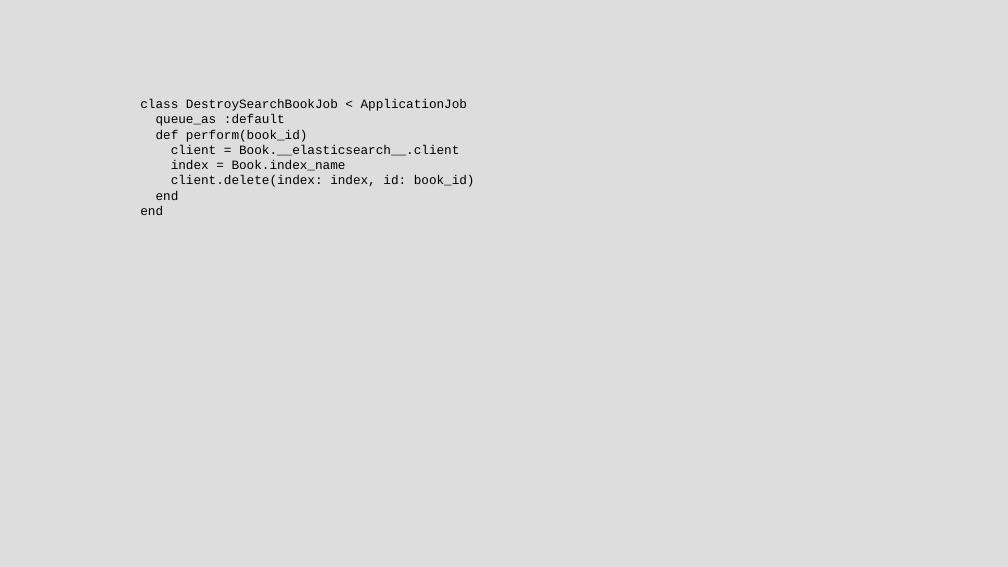
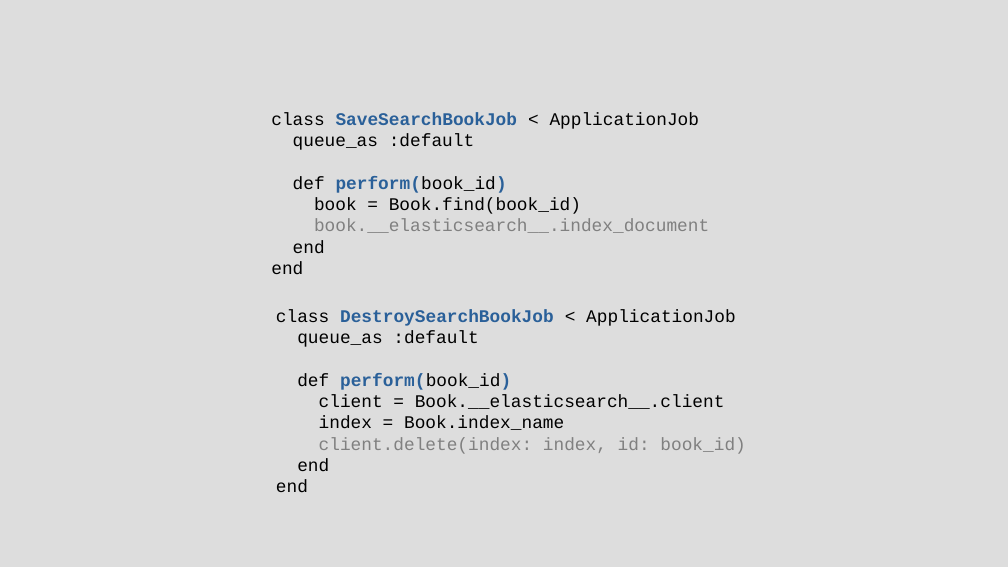
Before and after one commit to chriscressman/architecting-a-search-feature, a slide deck: slide 116 of presentation.odp (slide 117 before the commit). Drawn at 1008x567 pixels with LibreOffice and Linux fonts; fonts in the diff are those of the drawing. Boxes give left, top, right and bottom in pixels: in the first picture for what was removed or moved away, otherwise in the second. Text is boxed around its words. In the diff, an @@ line names an element or a change of style, - is before the commit and + after.

```diff
--- a/presentation.odp
+++ b/presentation.odp
@@ text added at (271, 112, 709, 275), 14 pt, text #000000 @@
+class SaveSearchBookJob < ApplicationJob
+queue_as :default
+def perform(book_id)
+book = Book.find(book_id)
+book.__elasticsearch__.index_document
+end
+end
@@ text "class DestroySearchBookJob < ApplicationJob": place and size @@
-text "class DestroySearchBookJob < ApplicationJob" at (140, 99, 475, 215)
+text "class DestroySearchBookJob < ApplicationJob" at (276, 309, 745, 493)
@@ text "class DestroySearchBookJob < ApplicationJob" at (276, 309, 745, 493): size 10 to 14 pt; text colour #000000 to #2A6099, bold on in "DestroySearchBookJob", "perform(book_id)"; text colour #000000 to #808080 in "client.delete(index: index, id: book_id)" @@
```
Also in this commit, not shown: 21 other slides changed, 6 slides added, 4 slides removed.
